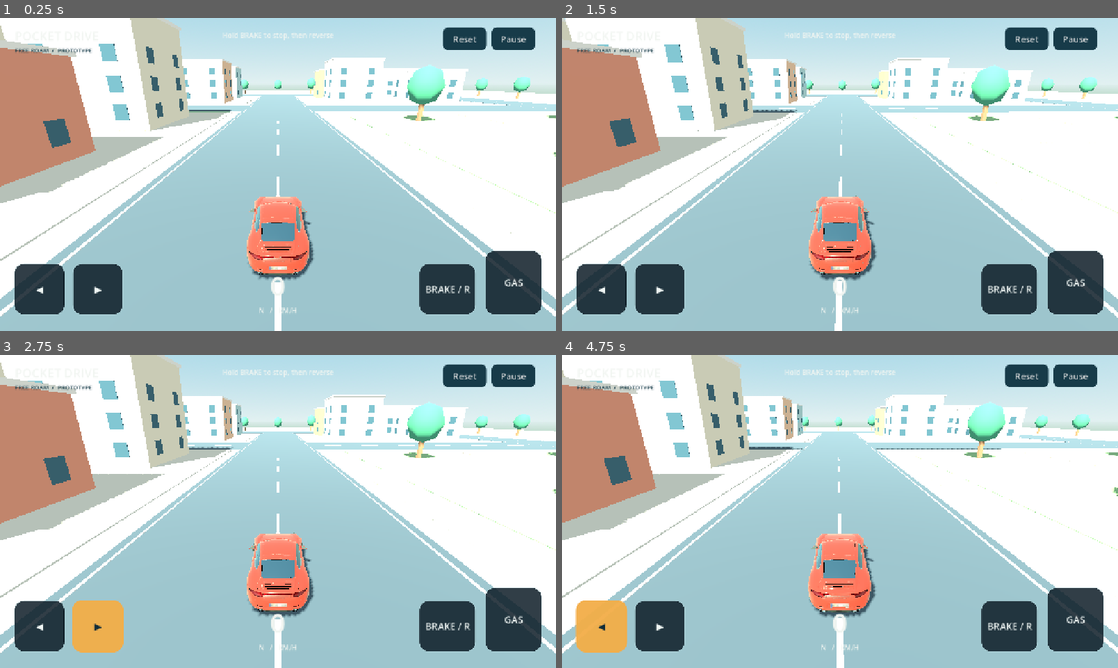
Above: before the commit, frames 1-4 (two rows, left to right).
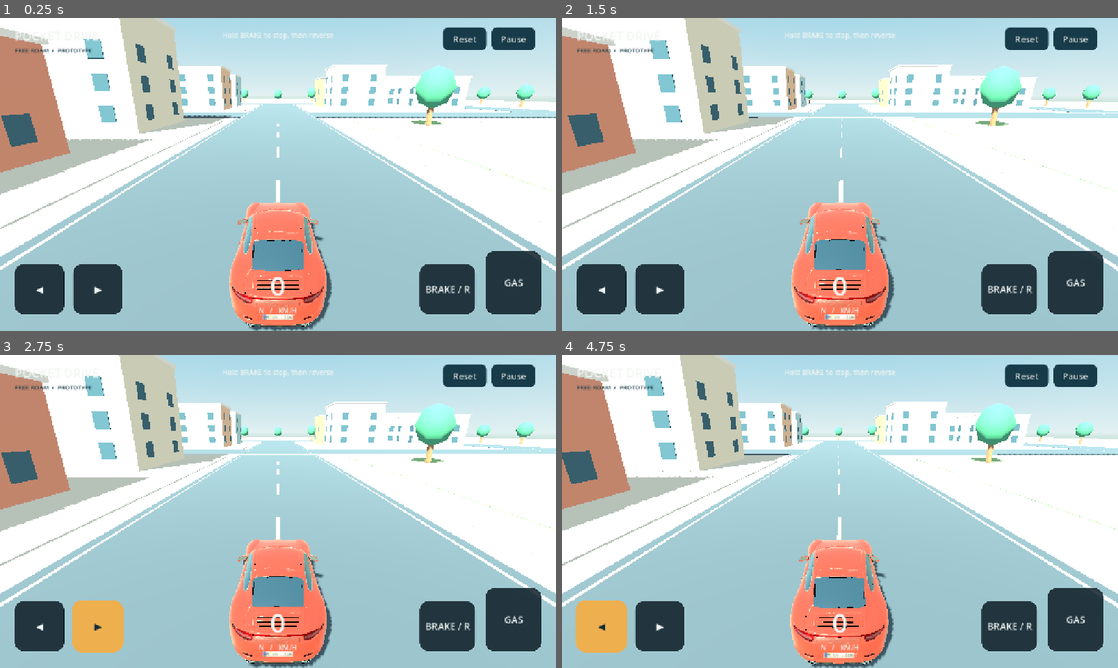
Above: after the commit, the same moments.

Repository: diyorbekabdulaxatov/pocket-drive
Game: Godot game, scene res://main.tscn
Same seed, same stepped clock (60 frames per second), same inputs: the game is played once before the commit and once after it.
Inputs (mouse positions are in pixels of both pictures, inside the frame that each line leads up to):
- Up to frame 1 (0.25 s): no input
- Up to frame 2 (1.5 s): tap Enter at 0.5 s; move the mouse to (962, 158) at 0.52 s; hold D 0.53-1.25 s; tap R at 0.6 s; click (962, 158) at 0.67 s; tap Space at 0.77 s; drag from (728, 190) to (812, 237) at 1.27 s
- Up to frame 3 (2.75 s): move the mouse to (333, 442) at 2.02 s; hold D from 2.03 s (still down); tap R at 2.1 s
- Up to frame 4 (4.75 s): release D at 2.75 s; drag from (812, 574) to (673, 464) at 2.77 s; click "Reset" at 3.5 s; move the mouse to (1006, 558) at 4.27 s; hold A from 4.28 s (still down); tap R at 4.35 s; tap Space at 4.52 s

The runs differ from the first frame. In frame 1, 23% of the frame differs, in the area x 0-100%, y 0-100%; in frame 2, 23%; in frame 3, 23%; in frame 4, 23%.

Commit message:
Bring chase camera closer to the car

Diff:
--- a/project.godot
+++ b/project.godot
@@ -28,4 +28,4 @@
 pointing/emulate_mouse_from_touch=true
 
 [application_custom]
-prototype_version="0.2.1"
+prototype_version="0.2.2"
--- a/scripts/world.gd
+++ b/scripts/world.gd
@@ -141,7 +141,7 @@
 
 func _physics_process(delta: float) -> void:
 	var target := car.global_position + Vector3(0, 1.3, 0)
-	var desired: Vector3 = target + car.global_basis.z * (7.5 + absf(car.speed) * 0.035) + Vector3(0, 3.8, 0)
+	var desired: Vector3 = target + car.global_basis.z * (5.3 + absf(car.speed) * 0.035) + Vector3(0, 2.6, 0)
 	var query := PhysicsRayQueryParameters3D.create(target, desired)
 	query.exclude = [car.get_rid()]
 	var hit := get_world_3d().direct_space_state.intersect_ray(query)
Not shown, changed: export_presets.cfg
Not shown, changed: README.md
